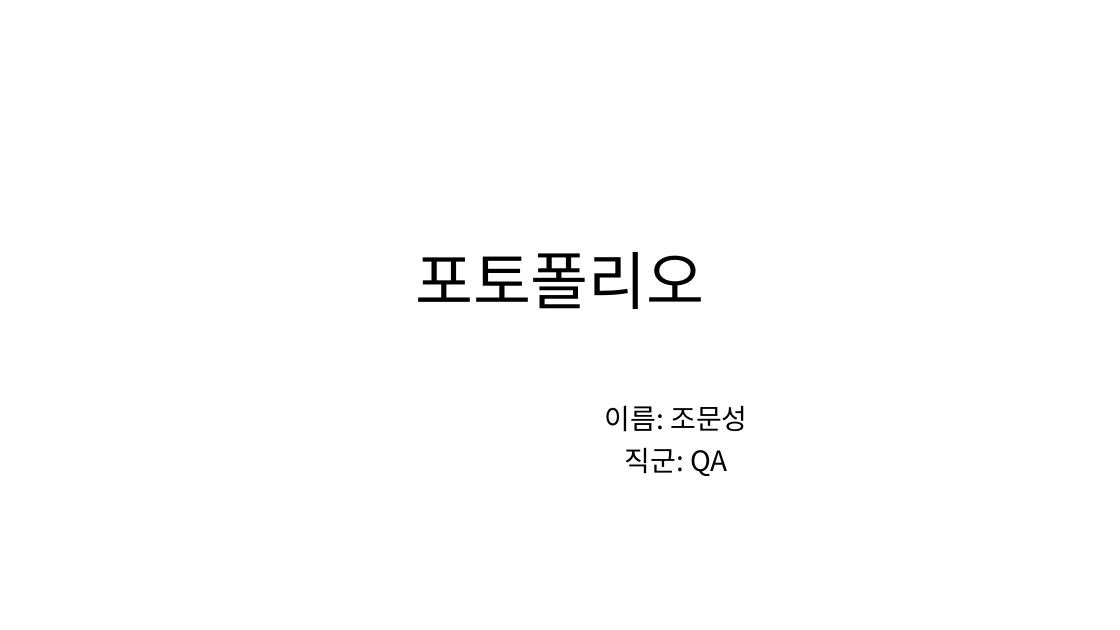
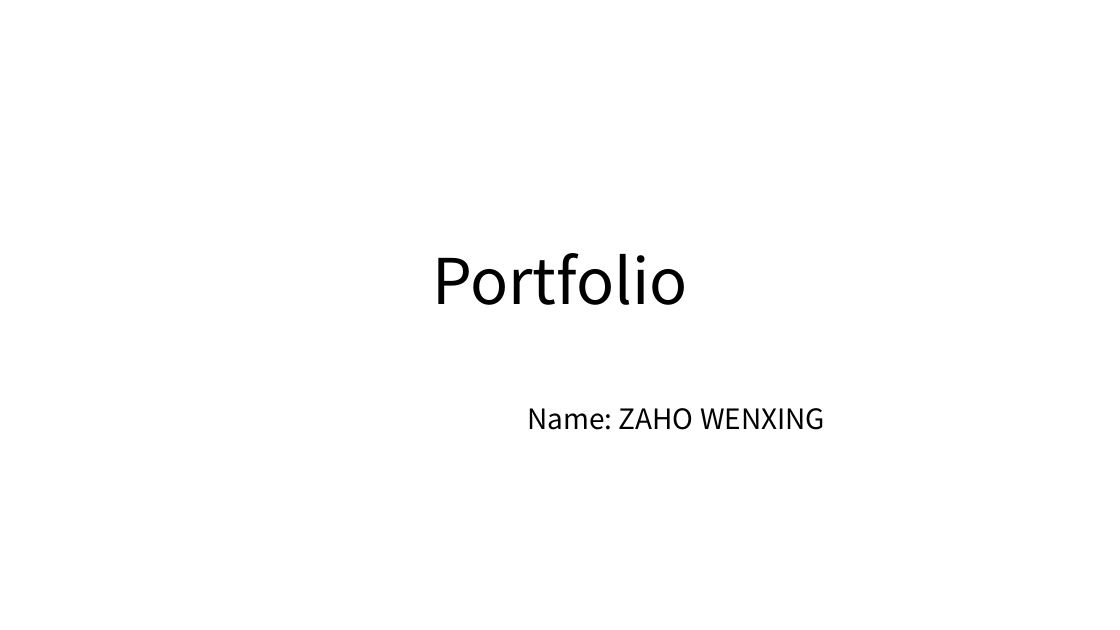
Before and after one commit to msjo49/msjo, a slide deck: slide 1 of portfolio.pptx. Drawn at 1120x630 pixels with LibreOffice and Linux fonts; fonts in the diff are those of the drawing. Boxes give left, top, right and bottom in pixels: in the first picture for what was removed or moved away, otherwise in the second. Text is boxed around its words. In the diff, an @@ line names an element or a change of style, - is before the commit and + after.

```diff
--- a/portfolio.pptx
+++ b/portfolio.pptx
@@ title at (432,253,688,305): text changed @@
-포토폴리오
+Portfolio
@@ subtitle at (527,408,825,430): text changed @@
-이름: 조문성
-직군: QA
+Name: ZAHO WENXING
```
Also in this commit, not shown: 19 other slides changed.
